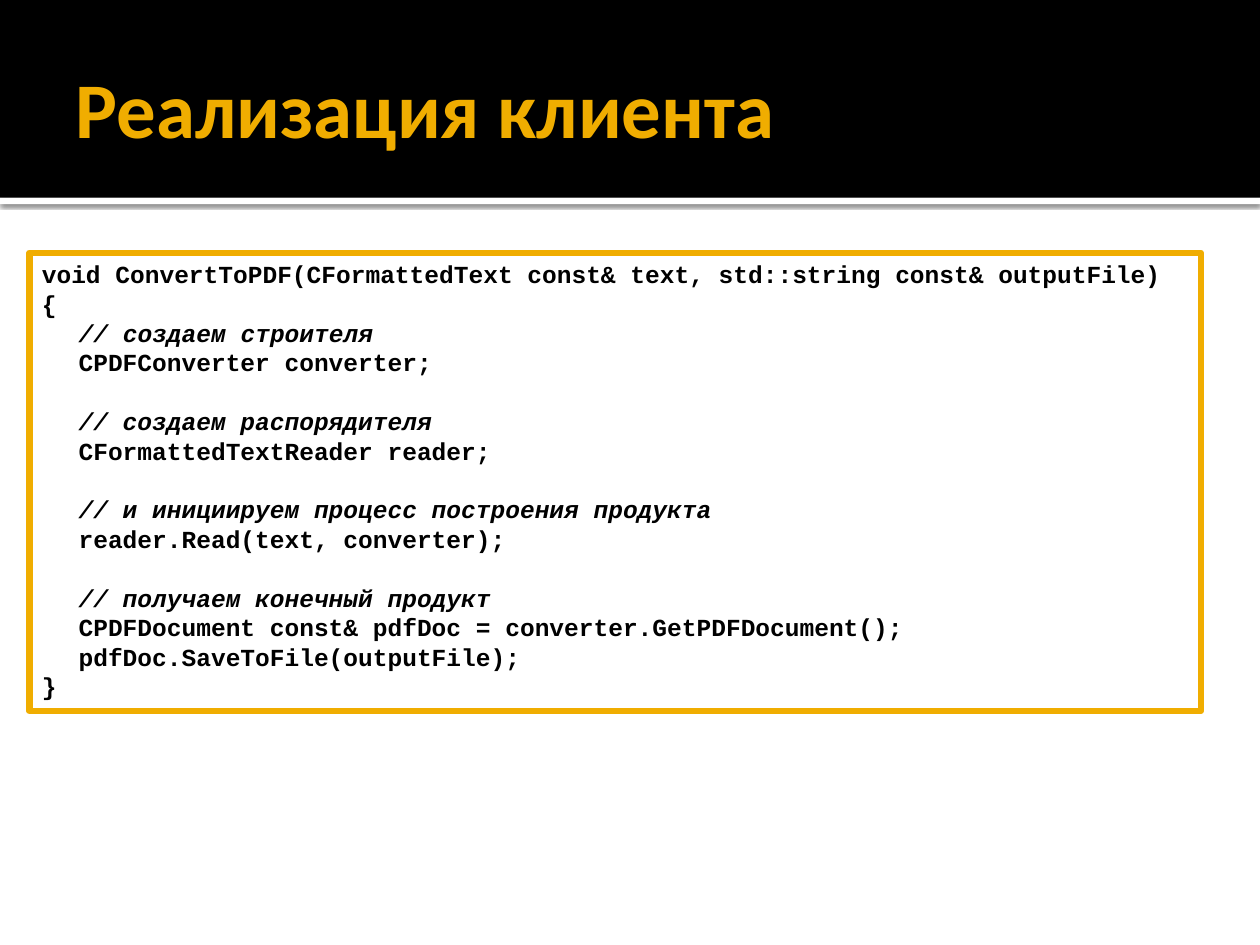
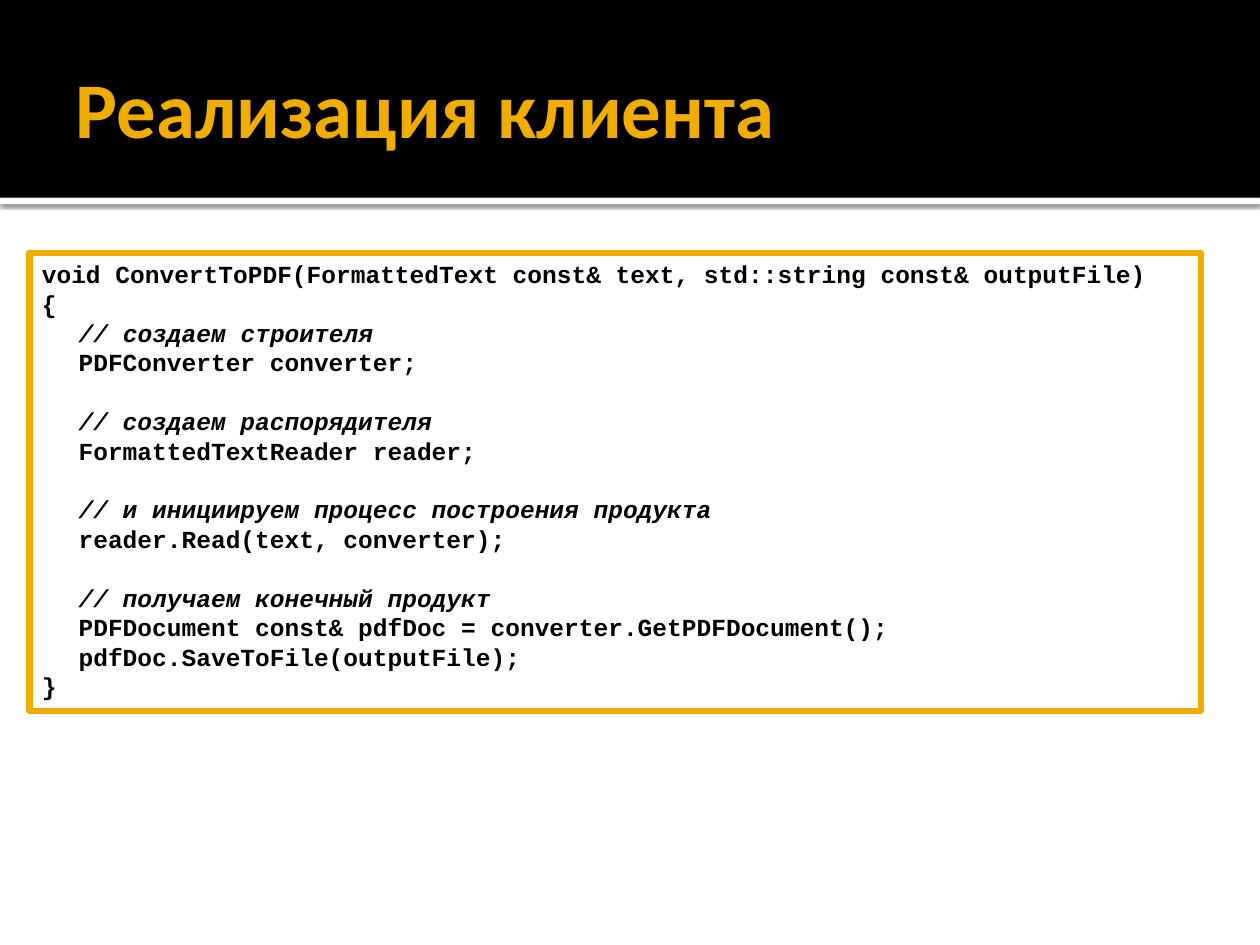
Before and after one commit to alexey-malov/ood, a slide deck: slide 11 of lectures/15.builder/builder.pptx. Drawn at 1260x945 pixels with LibreOffice and Linux fonts; fonts in the diff are those of the drawing. Boxes give left, top, right and bottom in pixels: in the first picture for what was removed or moved away, otherwise in the second. Text is boxed around its words. In the diff, an @@ line names an element or a change of style, - is before the commit and + after.

```diff
--- a/lectures/15.builder/builder.pptx
+++ b/lectures/15.builder/builder.pptx
@@ text in rectangle at [42, 265, 1146, 289]: text changed @@
-void ConvertToPDF(CFormattedText const& text, std::string const& outputFile)
+void ConvertToPDF(FormattedText const& text, std::string const& outputFile)
@@ text in rectangle at [79, 354, 417, 376]: text changed @@
-CPDFConverter converter;
+PDFConverter converter;
@@ text in rectangle at [79, 442, 476, 465]: text changed @@
-CFormattedTextReader reader;
+FormattedTextReader reader;
@@ text in rectangle at [79, 618, 888, 641]: text changed @@
-CPDFDocument const& pdfDoc = converter.GetPDFDocument();
+PDFDocument const& pdfDoc = converter.GetPDFDocument();
```
Also in this commit, not shown: 4 other slides changed, 1 other file.
